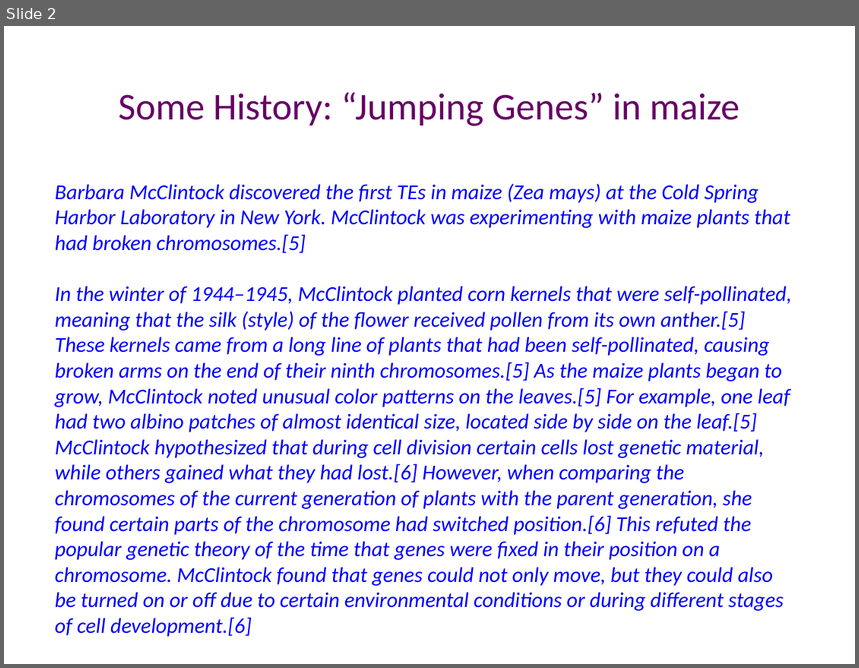
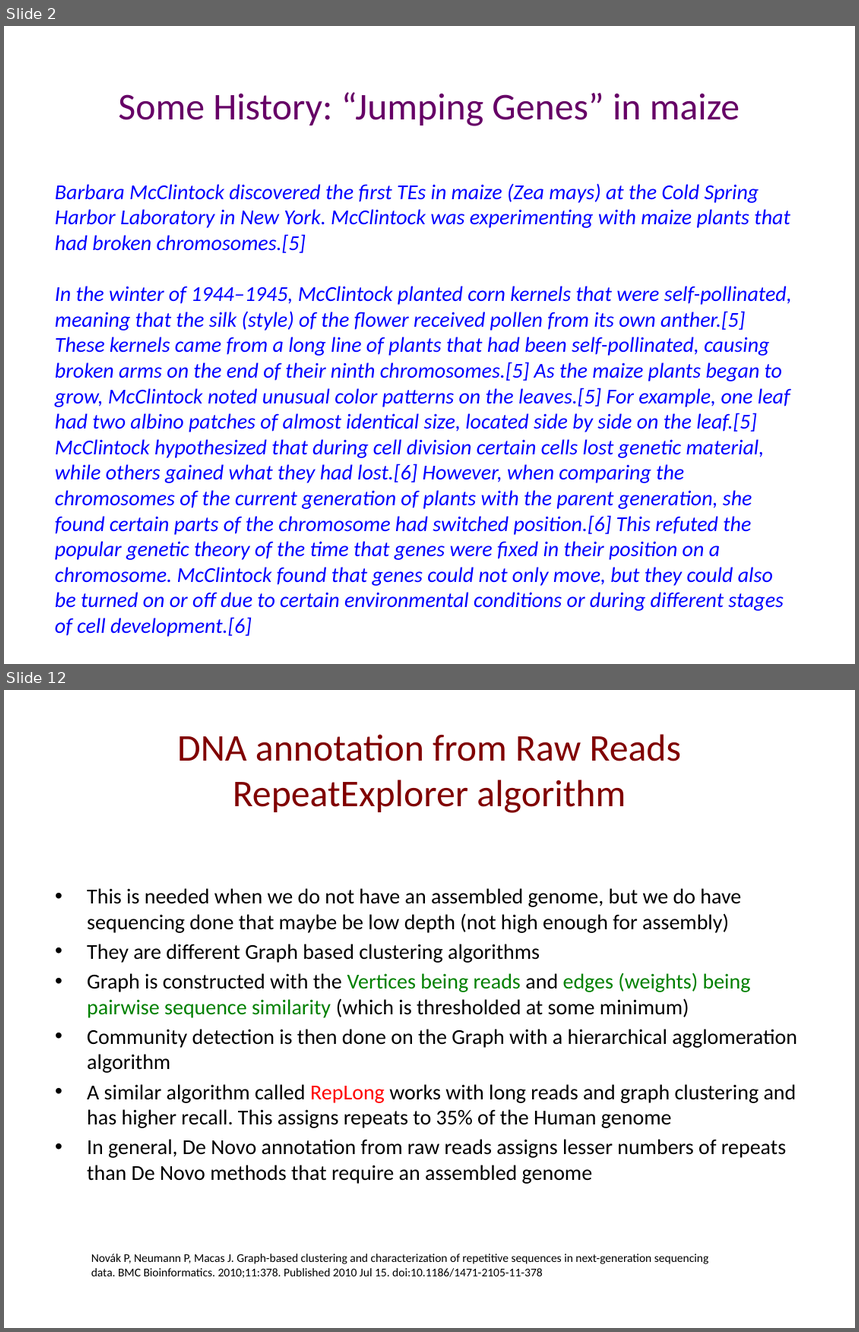
Before and after one commit to manyu90/Journal-Club-presentations, a slide deck: Nov6_2018_Computational_tools_unmasking_TEs/transposable_elements.pptx. Shown one above the other, each under a label of ours: slide 2 before the commit, slides 2 and 12 after it; the slides between them are not shown. The pictures are 859x668 and 859x1332 pixels, drawn with LibreOffice and Linux fonts; fonts in the diff are those of the drawing. Boxes give left, top, right and bottom in pixels: in the first picture for what was removed or moved away, otherwise in the second. Text is boxed around its words. In the diff, an @@ line names an element or a change of style, - is before the commit and + after.

```diff
--- a/Nov6_2018_Computational_tools_unmasking_TEs/transposable_elements.pptx
+++ b/Nov6_2018_Computational_tools_unmasking_TEs/transposable_elements.pptx
@@ slide 12 added at <box>4,690,855,1328</box>, background #FFFFFF @@
@@ title added at <box>177,734,681,813</box>, 32 pt, text #800000 @@
+DNA annotation from Raw Reads
+RepeatExplorer algorithm
@@ text added at <box>87,888,797,1184</box>, 18 pt, text #000000 @@
+• This is needed when we do not have an assembled genome, but we do have sequencing done that maybe be low depth (not high enough for assembly)
+• They are different Graph based clustering algorithms
+• Graph is constructed with the Vertices being reads and edges (weights) being pairwise sequence similarity (which is thresholded at some minimum)
+• Community detection is then done on the Graph with a hierarchical agglomeration algorithm
+• A similar algorithm called RepLong works with long reads and graph clustering and has higher recall. This assigns repeats to 35% of the Human genome
+• In general, De Novo annotation from raw reads assigns lesser numbers of repeats than De Novo methods that require an assembled genome
@@ text added at <box>91,1254,709,1278</box>, 10 pt, text #000000 @@
+Novák P, Neumann P, Macas J. Graph-based clustering and characterization of repetitive sequences in next-generation sequencing data. BMC Bioinformatics. 2010;11:378. Published 2010 Jul 15. doi:10.1186/1471-2105-11-378
```
Also in this commit, not shown: 1 slide changed, 12 other slides added, 2 slides removed, 8 other files.
